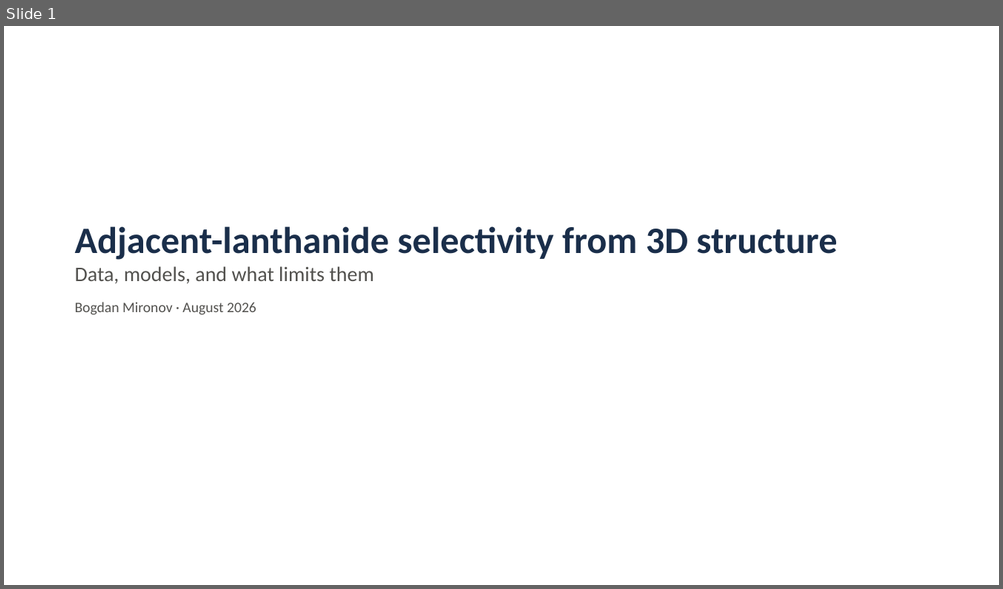
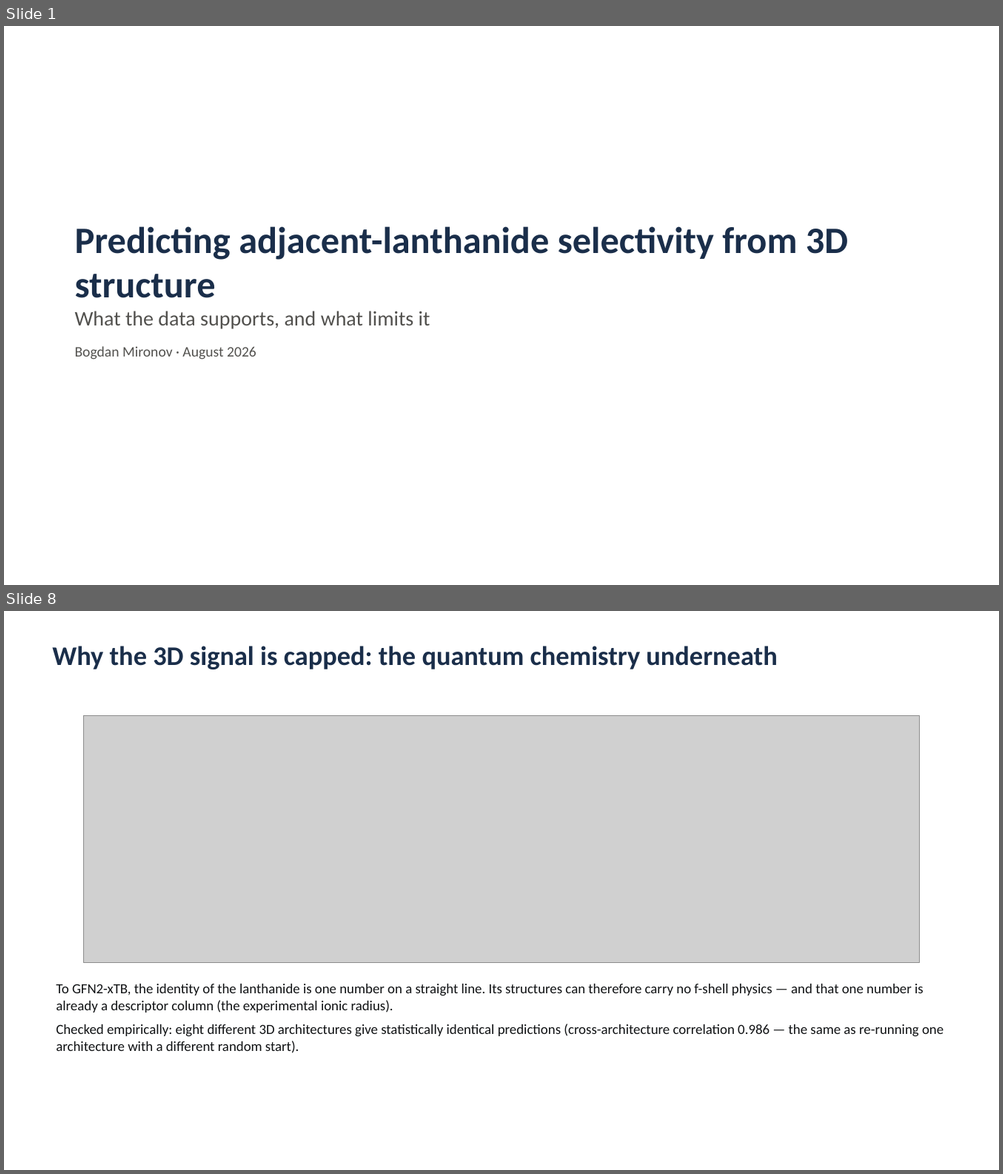
Before and after one commit to mironovb/lanthanidestrain, a slide deck: docs/vogiatzis_condensed_2026-08.pptx. Shown one above the other, each under a label of ours: slide 1 before the commit, slides 1 and 8 after it; the slides between them are not shown. The pictures are 1003x589 and 1003x1174 pixels, drawn with LibreOffice and Linux fonts; fonts in the diff are those of the drawing; grey boxes stand for pictures. Boxes give left, top, right and bottom in pixels: in the first picture for what was removed or moved away, otherwise in the second. Text is boxed around its words. In the diff, an @@ line names an element or a change of style, - is before the commit and + after.

```diff
--- a/docs/vogiatzis_condensed_2026-08.pptx
+++ b/docs/vogiatzis_condensed_2026-08.pptx
@@ slide 8 added at (4, 611, 999, 1170), background #FFFFFF @@
@@ text added at (52, 646, 777, 669), 26 pt, text #1A2E4A, bold @@
+Why the 3D signal is capped: the quantum chemistry underneath
@@ picture added at (84, 715, 919, 963) @@
@@ text added at (56, 984, 943, 1054), 13.5 pt, text #101214 @@
+To GFN2-xTB, the identity of the lanthanide is one number on a straight line. Its structures can therefore carry no f-shell physics — and that one number is already a descriptor column (the experimental ionic radius).
+Checked empirically: eight different 3D architectures give statistically identical predictions (cross-architecture correlation 0.986 — the same as re-running one architecture with a different random start).
@@ slide 1 changed as well @@
@@ text at (75, 227, 848, 329): text changed @@
-Adjacent-lanthanide selectivity from 3D structure
-Data, models, and what limits them
+Predicting adjacent-lanthanide selectivity from 3D structure
+What the data supports, and what limits it
```
Also in this commit, not shown: 2 other slides changed, 8 other slides added, 5 slides removed, 5 other files.
